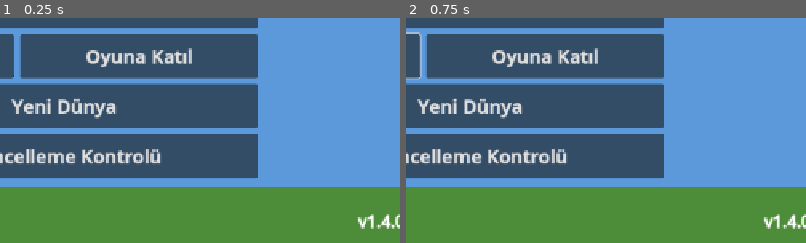
Above: before the commit, frames 1-2 (left to right).
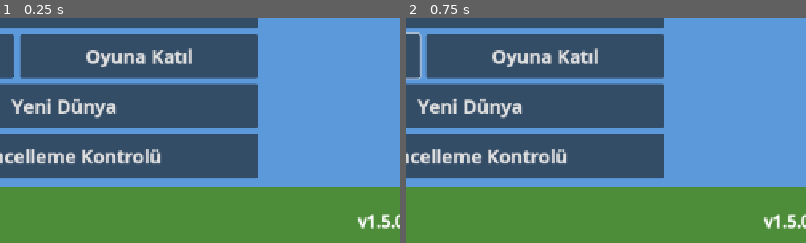
Above: after the commit, the same moments.

Repository: ozguryilmazz/CraftMine
Game: Godot game, scene res://scenes/main_menu.tscn
Same seed, same stepped clock (60 frames per second), same inputs: the game is played once before the commit and once after it.
Inputs (mouse positions are % of the whole screen's width and height, from its top left):
- Up to frame 1 (0.25 s): no input
- Up to frame 2 (0.75 s): click (35, 58) at 0.52 s; type "12" at 0.6 s
The pictures show only the part of the screen within x 42-92%, y 50-100%; the shares and areas given below are measured in that part.

The runs differ from the first frame. In frame 1, 0.1% of the frame differs, in the area x 95-98%, y 87-94%; in frame 2, 0.1%.

Commit message:
Karakter ekranı: level, XP çubuğu ve stat puanı dağıtma (v1.5.0)
Co-Authored-By: Claude Fable 5.2 <noreply@anthropic.com>

Diff:
--- a/project.godot
+++ b/project.godot
@@ -7,7 +7,7 @@
 [application]
 
 config/name="CraftMine"
-config/version="1.4.0"
+config/version="1.5.0"
 run/main_scene="res://scenes/main_menu.tscn"
 config/features=PackedStringArray("4.5", "GL Compatibility")
 boot_splash/bg_color=Color(0.12, 0.16, 0.22, 1)
--- a/scripts/game.gd
+++ b/scripts/game.gd
@@ -18,12 +18,15 @@
 var player: Player
 var hud: Hud
 var ui: InventoryUI
+var stats_ui: StatsUI
 var inv := Inventory.new()
 ## Oyuncuya ait kalıcı veriler (kakacoin; ileride statlar, level, XP). Dünya kaydıyla birlikte saklanır.
 var pdata := {"coins": 0}
 var stats := PlayerStats.new()
 var hurt_flash := 0.0       # hasar alınca ekranın kızarması (HUD okur)
 var death_timer := 0.0      # > 0 iken "Öldün" yazısı gösterilir
+var toast_text := ""        # ekranın üstünde kısa süreli bildirim (level atlama vb.)
+var toast_timer := 0.0
 var selected := 0           # seçili hotbar yuvası
 var paused := false
 var info_text := ""
@@ -96,6 +99,10 @@
 	ui.game = self
 	ui.inv = inv
 	layer.add_child(ui)
+	stats_ui = StatsUI.new()
+	stats_ui.game = self
+	stats_ui.stats = stats
+	layer.add_child(stats_ui)
 	_build_pause_panel(layer)
 
 	if _online:
@@ -215,6 +222,7 @@
 	player.speed_mult = stats.speed_mult()
 	hurt_flash = maxf(hurt_flash - delta * 2.5, 0.0)
 	death_timer = maxf(death_timer - delta, 0.0)
+	toast_timer = maxf(toast_timer - delta, 0.0)
 	_update_drops(delta)
 	_update_sky()
 	_update_highlight()
@@ -254,7 +262,7 @@
 
 func _update_highlight() -> void:
 	_highlight.visible = false
-	if Session.touch_mode or paused or ui.visible:
+	if Session.touch_mode or paused or menu_open():
 		return
 	var hit := world.raycast(player.camera.global_position, player.look_dir(), REACH + (4.0 if player.third_person else 0.0))
 	if hit.is_empty():
@@ -290,7 +298,7 @@
 ## Basılı tutulduğu sürece her karede çağrılır: hedef bloğu sertliğine göre kademeli olarak kırar.
 func mine_at(p: Vector2, delta: float) -> void:
 	_mine_requested = true
-	if _mine_cooldown > 0.0 or paused or ui.visible:
+	if _mine_cooldown > 0.0 or paused or menu_open():
 		return
 	var hit := _target(p)
 	if hit.is_empty():
@@ -337,7 +345,7 @@
 
 ## Kısa dokunuş / sağ tık: çalışma masası ve fırını açar, yoksa eldeki bloğu yerleştirir.
 func place_at(p: Vector2) -> void:
-	if paused or ui.visible:
+	if paused or menu_open():
 		return
 	var hit := _target(p)
 	if not hit.is_empty() and Blocks.is_interactive(hit["id"]):
@@ -396,6 +404,7 @@
 ## Ölüm: tüm eşyalar yok olur, XP ve level sıfırlanır, her stattan 1 puan düşer, oyuncu başlangıç noktasında doğar.
 func _die() -> void:
 	ui.close()
+	stats_ui.close()
 	hud.release_all()
 	_mine_reset()
 	inv.clear()
@@ -452,8 +461,35 @@
 
 # ---------- Envanter / crafting ekranı ----------
 
+## Envanter ya da karakter ekranı açık mı?
+func menu_open() -> bool:
+	return ui.visible or stats_ui.visible
+
+
+## XP kazandırır; level atlanırsa bildirim gösterir.
+func add_xp(n: int) -> void:
+	if stats.add_xp(n) > 0:
+		toast("Level %d oldun!" % stats.level if stats.points <= 0 else "Level %d oldun! Dağıtılacak puan: %d" % [stats.level, stats.points])
+
+
+func toast(text: String) -> void:
+	toast_text = text
+	toast_timer = 4.0
+
+
+## Karakter ekranı: level, XP ve stat puanı dağıtma.
+func open_stats() -> void:
+	if paused or menu_open():
+		return
+	hud.release_all()
+	_mine_reset()
+	player.controls_enabled = false
+	Input.mouse_mode = Input.MOUSE_MODE_VISIBLE
+	stats_ui.open()
+
+
 func open_ui(mode: int) -> void:
-	if paused or ui.visible:
+	if paused or menu_open():
 		return
 	hud.release_all()
 	_mine_reset()
@@ -516,6 +552,7 @@
 	_online = false
 	_room_closed = true
 	ui.close()
+	stats_ui.close()
 	paused = true
 	player.controls_enabled = false
 	hud.release_all()
@@ -528,8 +565,9 @@
 # ---------- Duraklatma / çıkış / kayıt ----------
 
 func toggle_pause() -> void:
-	if ui.visible:
+	if menu_open():
 		ui.close()
+		stats_ui.close()
 		return
 	paused = not paused
 	hud.release_all()
--- a/scripts/ui/hud.gd
+++ b/scripts/ui/hud.gd
@@ -56,6 +56,12 @@
 	return Rect2(last.end.x + 8.0, last.position.y, SLOT, SLOT)
 
 
+## Karakter butonu: hotbar'ın hemen solunda, üzerinde level yazar
+func _char_rect() -> Rect2:
+	var first := _slot_rect(0)
+	return Rect2(first.position.x - SLOT - 8.0, first.position.y, SLOT, SLOT)
+
+
 func _menu_rect() -> Rect2:
 	return Rect2(14.0, 14.0, 64.0, 64.0)
 
@@ -63,7 +69,7 @@
 # ---------- Girdi ----------
 
 func _blocked() -> bool:
-	return game.paused or game.ui.visible
+	return game.paused or game.menu_open()
 
 
 func _input(event: InputEvent) -> void:
@@ -98,6 +104,8 @@
 			player.toggle_view()
 		elif k == KEY_E:
 			game.open_ui(InventoryUI.MODE_INVENTORY)
+		elif k == KEY_C:
+			game.open_stats()
 		elif k == KEY_ESCAPE:
 			game.toggle_pause()
 
@@ -113,6 +121,10 @@
 	if _inv_rect().has_point(p):
 		release_all()
 		game.open_ui(InventoryUI.MODE_INVENTORY)
+		return
+	if _char_rect().has_point(p):
+		release_all()
+		game.open_stats()
 		return
 	for i in Inventory.HOTBAR:
 		if _slot_rect(i).has_point(p):
@@ -228,6 +240,11 @@
 	if held_name != "":
 		draw_string(_font, Vector2(0, sel.position.y - 40.0), held_name, HORIZONTAL_ALIGNMENT_CENTER, size.x, 24, white)
 	_draw_health()
+	_draw_level()
+	if game.toast_timer > 0.0:
+		var ta := clampf(game.toast_timer, 0.0, 1.0)
+		draw_string(_font, Vector2(2, 112.0), game.toast_text, HORIZONTAL_ALIGNMENT_CENTER, size.x, 30, Color(0, 0, 0, 0.7 * ta))
+		draw_string(_font, Vector2(0, 110.0), game.toast_text, HORIZONTAL_ALIGNMENT_CENTER, size.x, 30, Color(1.0, 0.9, 0.3, ta))
 	if game.death_timer > 0.0:
 		var a := clampf(game.death_timer, 0.0, 1.0)
 		draw_rect(Rect2(0, size.y * 0.5 - 90.0, size.x, 150.0), Color(0.25, 0.0, 0.0, 0.6 * a))
@@ -274,6 +291,29 @@
 	draw_string(_font, Vector2(bar.position.x, bar.position.y + 17.0), "%d / %d" % [ceili(st.hp), int(full)], HORIZONTAL_ALIGNMENT_CENTER, bar.size.x, 17, Color.WHITE)
 
 
+## XP çubuğu (hotbar'ın sağ üstünde) ve karakter butonu.
+func _draw_level() -> void:
+	var st: PlayerStats = game.stats
+	var s5 := _slot_rect(5)
+	var bar := Rect2(s5.position.x, s5.position.y - 30.0, SLOT * 4.0, 22.0)
+	var need := st.xp_needed()
+	var f := clampf(float(st.xp) / need, 0.0, 1.0) if need > 0 else 1.0
+	draw_rect(bar, Color(0, 0, 0, 0.55))
+	draw_rect(Rect2(bar.position, Vector2(bar.size.x * f, bar.size.y)), Color(0.3, 0.75, 0.2))
+	draw_rect(bar, Color(1, 1, 1, 0.8), false, 2.0)
+	var label := "XP %d / %d" % [st.xp, need] if need > 0 else "En yüksek level"
+	draw_string(_font, Vector2(bar.position.x, bar.position.y + 17.0), label, HORIZONTAL_ALIGNMENT_CENTER, bar.size.x, 17, Color.WHITE)
+	var cr := _char_rect()
+	draw_rect(cr, Color(0, 0, 0, 0.4))
+	var has_points := st.points > 0
+	draw_rect(cr, Color(1.0, 0.85, 0.2) if has_points else Color(1, 1, 1, 0.7), false, 4.0 if has_points else 2.0)
+	draw_string(_font, Vector2(cr.position.x, cr.position.y + 22.0), "Level", HORIZONTAL_ALIGNMENT_CENTER, cr.size.x, 15, Color(1, 1, 1, 0.9))
+	draw_string(_font, Vector2(cr.position.x, cr.position.y + 54.0), str(st.level), HORIZONTAL_ALIGNMENT_CENTER, cr.size.x, 30, Color(1, 1, 1, 0.95))
+	if has_points:
+		draw_circle(Vector2(cr.end.x - 4.0, cr.position.y + 4.0), 13.0, Color(1.0, 0.85, 0.2))
+		draw_string(_font, Vector2(cr.end.x - 17.0, cr.position.y + 11.0), "+", HORIZONTAL_ALIGNMENT_CENTER, 26.0, 22, Color(0.15, 0.1, 0.0))
+
+
 func _button(r: Rect2, text: String) -> void:
 	draw_rect(r, Color(0, 0, 0, 0.4))
 	draw_rect(r, Color(1, 1, 1, 0.7), false, 2.0)
--- /dev/null
+++ b/scripts/ui/stats_ui.gd
@@ -0,0 +1,124 @@
+class_name StatsUI
+extends Control
+## Karakter ekranı: level, XP, statlar ve stat puanı dağıtma. Dokunmatik ve fare aynı şekilde çalışır.
+
+const W := 760.0
+const ROW := 78.0
+const PAD := 28.0
+
+var game: Node
+var stats: PlayerStats
+
+var _panel := Rect2()
+var _close := Rect2()
+var _plus: Array[Rect2] = []
+
+
+func _ready() -> void:
+	set_anchors_and_offsets_preset(Control.PRESET_FULL_RECT)
+	mouse_filter = Control.MOUSE_FILTER_STOP
+	visible = false
+
+
+func open() -> void:
+	visible = true
+
+
+func close() -> void:
+	if not visible:
+		return
+	visible = false
+	game.on_ui_closed()
+
+
+func _layout() -> void:
+	var h := 150.0 + ROW * 4.0 + 60.0
+	_panel = Rect2(((size - Vector2(W, h)) * 0.5).floor(), Vector2(W, h))
+	_close = Rect2(_panel.end.x - 60.0, _panel.position.y + 6.0, 52.0, 44.0)
+	_plus.clear()
+	for i in 4:
+		_plus.append(Rect2(_panel.end.x - PAD - 84.0, _panel.position.y + 150.0 + i * ROW + 6.0, 84.0, ROW - 14.0))
+
+
+## i. stata (PlayerStats.STATS sırası) bir puan ekler.
+func add_point(i: int) -> void:
+	stats.spend(PlayerStats.STATS[i])
+
+
+func _input(event: InputEvent) -> void:
+	if visible and event is InputEventKey and event.pressed and not event.echo:
+		if event.physical_keycode == KEY_C or event.physical_keycode == KEY_ESCAPE:
+			get_viewport().set_input_as_handled()
+			close()
+
+
+func _gui_input(event: InputEvent) -> void:
+	if not (event is InputEventMouseButton) or event.button_index != MOUSE_BUTTON_LEFT or not event.pressed:
+		return
+	accept_event()
+	_layout()
+	if _close.has_point(event.position):
+		close()
+		return
+	for i in 4:
+		if _plus[i].has_point(event.position):
+			add_point(i)
+			return
+
+
+func _process(_delta: float) -> void:
+	if visible:
+		queue_redraw()
+
+
+func _effect(stat: String) -> String:
+	match stat:
+		"health":
+			return "En yüksek can: %d" % stats.max_hp()
+		"attack":
+			return "Vuruş hasarı: %d (silahsız)" % stats.hit_damage()
+		"speed":
+			return "Hareket hızı: +%%%d" % roundi((stats.speed_mult() - 1.0) * 100.0)
+	return "Kritik: %%%d (+%d hasar)   Sekme: %%%d" % [roundi(stats.crit_chance() * 100.0), stats.crit_bonus(), roundi(stats.miss_chance() * 100.0)]
+
+
+func _draw() -> void:
+	_layout()
+	var font := Session.font
+	var ink := Color(0.18, 0.18, 0.18)
+	draw_rect(Rect2(Vector2.ZERO, size), Color(0, 0, 0, 0.55))
+	draw_rect(_panel, Color(0.78, 0.78, 0.78))
+	draw_rect(_panel, Color(0.2, 0.2, 0.2), false, 3.0)
+	var x := _panel.position.x + PAD
+	var y := _panel.position.y
+	draw_string(font, Vector2(x, y + 39.0), "Karakter", HORIZONTAL_ALIGNMENT_LEFT, -1, 28, ink)
+	draw_rect(_close, Color(0.62, 0.2, 0.2))
+	draw_string(font, Vector2(_close.position.x, _close.position.y + 32.0), "X", HORIZONTAL_ALIGNMENT_CENTER, _close.size.x, 26, Color.WHITE)
+	# Level ve XP
+	var need := stats.xp_needed()
+	draw_string(font, Vector2(x, y + 86.0), "Level %d" % stats.level, HORIZONTAL_ALIGNMENT_LEFT, -1, 30, ink)
+	var bar := Rect2(x + 150.0, y + 62.0, W - 2.0 * PAD - 150.0, 30.0)
+	draw_rect(bar, Color(0.35, 0.35, 0.35))
+	var f := clampf(float(stats.xp) / need, 0.0, 1.0) if need > 0 else 1.0
+	draw_rect(Rect2(bar.position, Vector2(bar.size.x * f, bar.size.y)), Color(0.3, 0.75, 0.2))
+	draw_rect(bar, Color(0.2, 0.2, 0.2), false, 2.0)
+	var label := "XP %d / %d" % [stats.xp, need] if need > 0 else "En yüksek level"
+	draw_string(font, Vector2(bar.position.x, bar.position.y + 23.0), label, HORIZONTAL_ALIGNMENT_CENTER, bar.size.x, 20, Color.WHITE)
+	var pts_col := Color(0.55, 0.35, 0.0) if stats.points > 0 else ink
+	draw_string(font, Vector2(x, y + 132.0), "Dağıtılacak puan: %d" % stats.points, HORIZONTAL_ALIGNMENT_LEFT, -1, 24, pts_col)
+	# Statlar
+	for i in 4:
+		var stat: String = PlayerStats.STATS[i]
+		var ry := y + 150.0 + i * ROW
+		draw_rect(Rect2(x - 8.0, ry, W - 2.0 * PAD + 16.0, ROW - 6.0), Color(0.68, 0.68, 0.68))
+		var val := "%s: %d" % [PlayerStats.STAT_NAMES[stat], stats.shown(stat)]
+		if stats.buffs.has(stat):
+			val += "  (iksir +%d, %d sn)" % [int(stats.buffs[stat][0]), ceili(float(stats.buffs[stat][1]))]
+		draw_string(font, Vector2(x + 6.0, ry + 32.0), val, HORIZONTAL_ALIGNMENT_LEFT, -1, 26, ink)
+		draw_string(font, Vector2(x + 6.0, ry + 60.0), _effect(stat), HORIZONTAL_ALIGNMENT_LEFT, -1, 19, Color(0.3, 0.3, 0.3))
+		var pr := _plus[i]
+		var on := stats.points > 0
+		draw_rect(pr, Color(0.25, 0.55, 0.25) if on else Color(0.5, 0.5, 0.5))
+		draw_rect(pr, Color(0.2, 0.2, 0.2), false, 2.0)
+		draw_string(font, Vector2(pr.position.x, pr.position.y + pr.size.y * 0.5 + 13.0), "+", HORIZONTAL_ALIGNMENT_CENTER, pr.size.x, 38, Color.WHITE if on else Color(0.7, 0.7, 0.7))
+	draw_string(font, Vector2(x, _panel.end.y - 22.0), "Kakacoin: %d" % int(game.pdata.get("coins", 0)), HORIZONTAL_ALIGNMENT_LEFT, -1, 22, ink)
--- a/tests/shot.gd
+++ b/tests/shot.gd
@@ -163,6 +163,18 @@
 	await _shot("3_third_person")
 	player.toggle_view()
 
+	# Karakter ekranı: XP kazan, level atla, puan dağıt
+	game.add_xp(250)
+	game.open_stats()
+	game.stats_ui.add_point(0)
+	game.stats_ui.add_point(3)
+	await get_tree().create_timer(0.3).timeout
+	print("stats ui open=", game.stats_ui.visible, " level=", game.stats.level, " points=", game.stats.points, " max_hp=", game.stats.max_hp(), " toast=", game.toast_text)
+	await _shot("8_stats")
+	game.stats_ui.close()
+	await get_tree().create_timer(0.3).timeout
+	await _shot("9_hud_level")
+
 	# Can: hasar al, et ye, sonra öl
 	game.hurt(22)
 	game.inv.set_slot(0, Items.MEAT_BEEF, 3)
@@ -171,8 +183,6 @@
 	await get_tree().create_timer(1.5).timeout
 	print("hp after hurt 22 + 1.5s eating=", game.stats.hp, " meat left=", game.inv.counts[0], " heal_left=", game.stats.heal_left())
 	await _shot("6_health")
-	game.stats.add_xp(250)
-	game.stats.spend("health")
 	game.hurt(999)
 	await get_tree().create_timer(1.0).timeout
 	var items := 0
--- a/version.json
+++ b/version.json
@@ -1,4 +1,4 @@
 {
-  "version": "1.4.0",
-  "version_code": 7
+  "version": "1.5.0",
+  "version_code": 8
 }
Not shown, changed: export_presets.cfg
Not shown, added: scripts/ui/stats_ui.gd.uid
